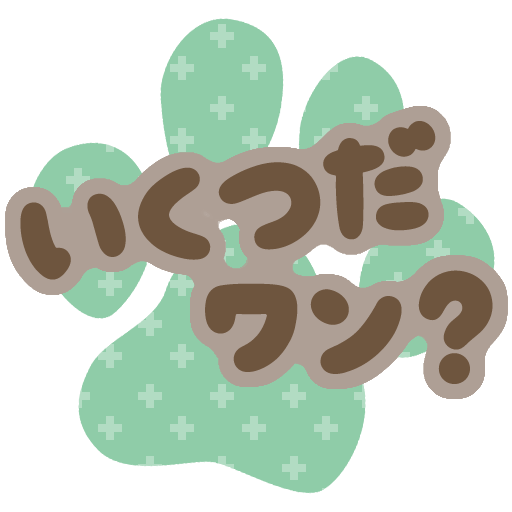
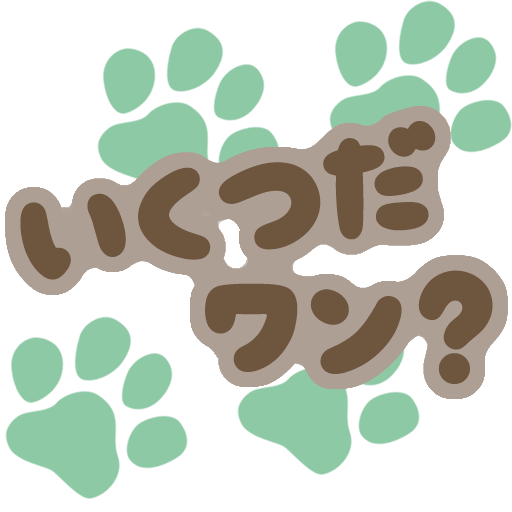
Two versions of the same layered image (512x512). Layer-by-layer changes:
hid "レイヤー 4 のコピー" over (27, 18, 495, 494)
hid "レイヤー 7" over (27, 18, 495, 494)
added layer "レイヤー 9 のコピー 3" above "レイヤー 9 のコピー 2" over (329, 0, 512, 153)
added layer "レイヤー 9 のコピー 2" above "レイヤー 9 のコピー" over (97, 27, 280, 186)
added layer "レイヤー 9 のコピー" above "レイヤー 9" over (237, 335, 420, 475)
added layer "レイヤー 9" above "レイヤー 0 のコピー 5" over (5, 316, 188, 499)
